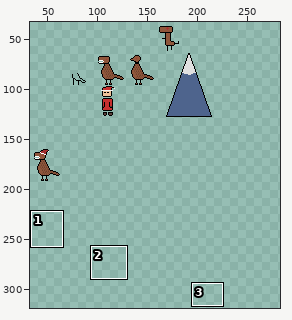
One commit to this pixel-art file: Assets/Art/PixelArt/Sprites/SandBoxes/SandBoxSprite-0001.aseprite. The picture above shows the old version from afar; the outline marks the close-up.
Close-up. Before the commit:
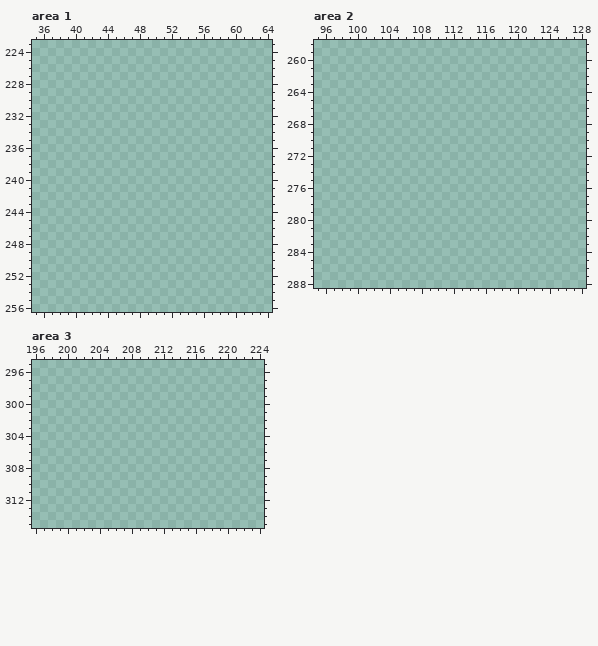
320x320 pixels, 1 frame. Pixels under 10% opacity are left out. Colours within 5 levels of each other are drawn and written as one. Shown: area 1: x 35..64, y 223..256; area 2: x 95..128, y 258..288; area 3: x 196..224, y 295..315. The wide view leaves out empty margins. The commit also changed other parts of the picture, which this record leaves out.
After the commit:
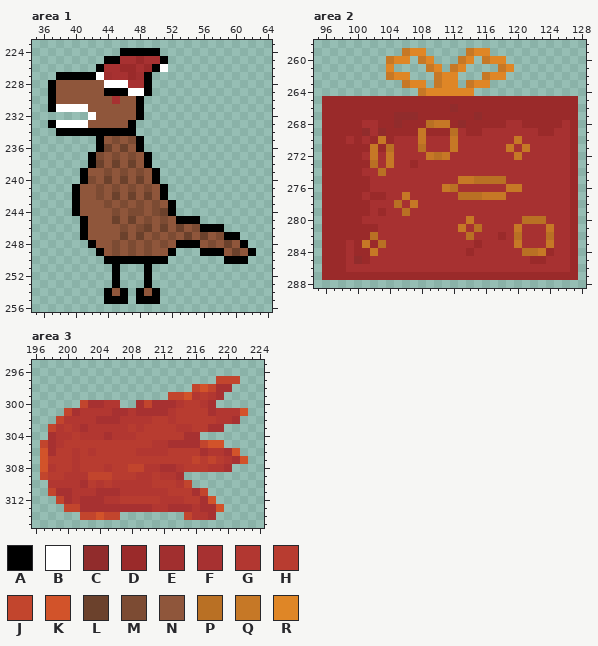
Palette (. is transparent): A #000000  B #ffffff  C #912c2c  D #9a2a2a  E #a12f2f  F #a73131  G #b23731  H #b83c30  J #c2452d  K #d2532a  L #6b412c  M #7c4b33  N #8f563b  P #b97024  Q #c67826  R #df8626
Changes in this commit:
Changed rows in their new state; - is an unchanged pixel.
Area 1:
first column x 37:
224 ---------AAAAA------------
225 -------AAFFDFFA-----------
226 ------AFFDDFDAB-----------
227 -AAAAABEFFDEA-------------
228 ANNNNNNBBBFFA-------------
229 ANNNNNNAAABBA-------------
230 ANNNNNNNFNNA--------------
231 ABBBBNNNNNNA--------------
232 -----BNNNNNA--------------
233 ABBBBNNNNNA---------------
234 -AAAAAAAAAA---------------
235 ------ANMNMA--------------
236 ------ALNLNA--------------
237 -----AMNMNMNA-------------
238 -----ALNLNLNA-------------
239 ----ANNMNMNMNA------------
240 ----AMNLNLNLNA------------
241 ---ANNMNMNMNMNA-----------
242 ---ANNMNLNLNLNA-----------
243 ---ANNNMNMNMNMNA----------
244 ---ANNNNMNMMNMLA----------
245 ----ANNNLNLNMNMNAAA-------
246 ----ANNNNMNMLNLNLNMAAA----
247 ----ANNNNLNLNMNMNLNLNMAA--
248 -----ANNMNMNMNMNAAANMNLNA-
249 ------ANMNMNMNNA---AAANLNA
250 -------AAAAAAAA-------AAA-
251 --------A---A-------------
252 --------A---A-------------
253 --------A---A-------------
254 -------ANA-ANA------------
255 -------AAA-AAA------------
Area 2:
first column x 96:
259 ----------QRR-----QRR-----------
260 --------QRR-QR---QR-QRR---------
261 --------R----QR-QR----QR--------
262 --------QRR---QRR---QRR---------
263 ----------QRR-QRR-QRR-----------
264 ------------QRRRRRR-------------
265 DDDDDDDDDDDDDDDDDDDDDDDDDDDDDDDD
266 DDDDDDDDDDDDDDDDCDDDDDDDDDDDDDDD
267 DDDDDDDDDCCCDDDDDDDCDDDDDDDDDDDD
268 DDDDDFFDDCDDDPQQDCDDDDDFFDDDDDFD
269 DDDDDCFCDDDDQDDDPFDDFFFFFFFDDFFD
270 DDDFDFDQDFFFQFFFQFFFFFFFQFFFFFFD
271 DDDDDDQDPFFFPFFFQFFFFFFQFQFFFFFD
272 DDDDDFQFQFFFFQPQFFFFFFFFQFFFFFFD
273 DDDDDDPFQFFDFFFFFFFFFFFFFFFFFFFD
274 DDDDDFFPFFFFFFFFFFFFFFFFFFFFFFFD
275 DDDDDDFFFFFFFFFFFQQPPPPFFFFFFFFD
276 DDDDDDFFFFFFFFFQPFFFFFFQQFFFFFFD
277 DDDDDFDDFFQFFFFFFPPPQQQFFFFFFFFD
278 DDDDDDFFFPFQFFFFFFFFFFFFFFFFFFFD
279 DDDDDDFDFFPFFFFFFFFFFFFFFFFFFFFD
280 DDDDDFFFFFFFFFFFFFQFFFFFFPPPFFFD
281 DDDDDDDFFFFFFFFFFQFPFFFFQFFFQFFD
282 DDDDDDPFFFFFFFFFFFPFFFDFPFFFPFFD
283 DDDFDQDPFFFFFFFFFFFDFFFFQFFFQFFD
284 DDDFDDQFFFFFFFFFFFDFFFFFFPPQDFFD
285 DDDFCDFFFFFFFFFFFFFFFFFFFFDDFFFD
286 DDDFFFFFFFFFFFFFFFFFFFFFFFFFFFFD
287 DDDDDDDDDDDDDDDDDDDDDDDDDDDDDDDD
Area 3:
first column x 197:
297 ----------------------JJJ-
298 -------------------JKJFF--
299 ----------------JJKGHGF---
300 -----JFFGG--FJFFFGHHGF----
301 ---JFGGGGFFGFFFFGHHHHFGGGK
302 --JGGGGFFFGGGGHHGHHHHHGGF-
303 -JGHGFGGGGGHGHHHHGGHHFF---
304 -FGGHGGGFGGGHHHHHHFF------
305 JFGHHHHHHHHHHHGGFFFFJKK---
306 KFHHGHGHHHHHGGGGHHHHFGGFK-
307 KHHHGHHHHHHHHHHHHHHJHJHGFK
308 KGHHGHHHGHHJJGGFFGHHHGGF--
309 JHHGGGJJJHHHGGHGGF--------
310 -GGGGFHGHGGGGGHHHGJ-------
311 -JFFGGGFFFGGGGGGHHHFJ-----
312 --JFGFFFGGHHHHHGGGHHFK----
313 ---JJFFFFFFFFFGGFFFGFFK---
314 -----JJKJJ--------JGGF----
